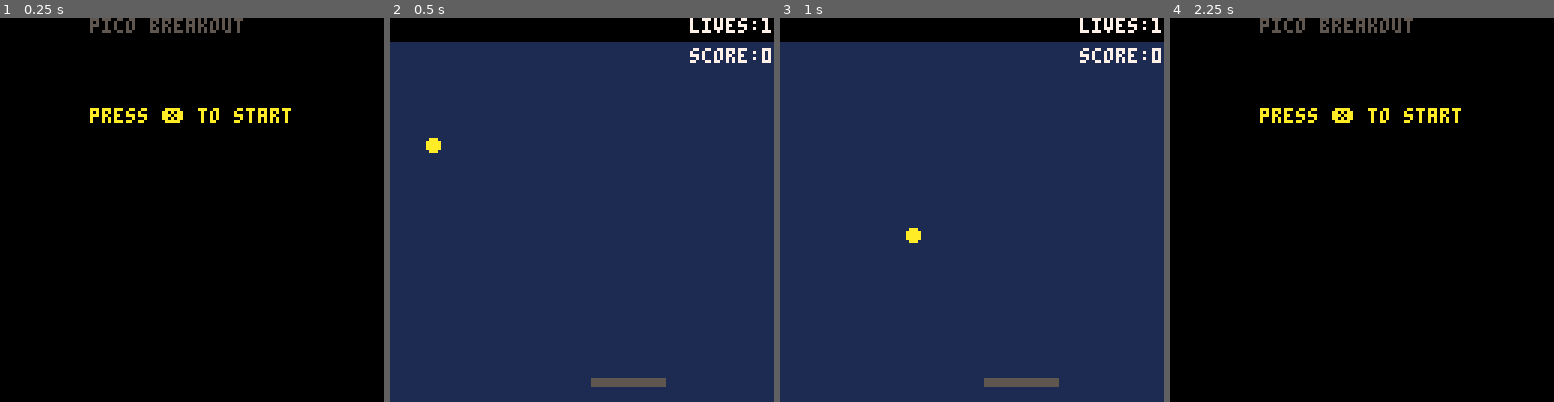
Above: before the commit, frames 1-4 (left to right).
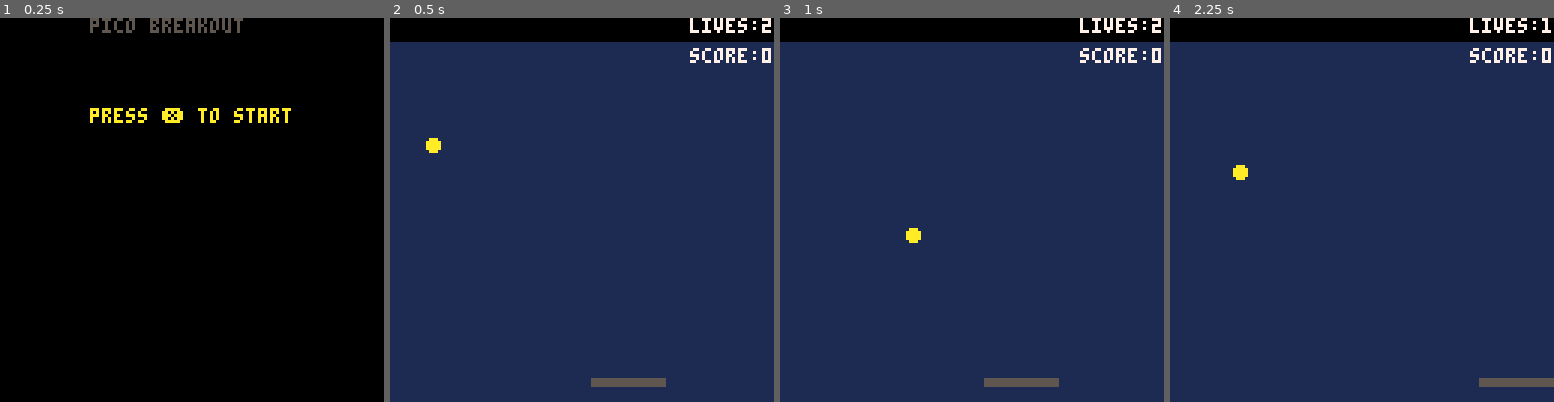
Above: after the commit, the same moments.

Repository: Aiglobelam/pico8
Game: PICO-8 cartridge breakout.p8
Same seed, same stepped clock (60 frames per second), same inputs: the game is played once before the commit and once after it.
Inputs:
- Up to frame 1 (0.25 s): no input
- Up to frame 2 (0.5 s): tap X (X key) at 0.33 s
- Up to frame 3 (1 s): tap O (Z key) at 0.7 s
- Up to frame 4 (2.25 s): tap X (X key) at 1.07, 1.85 s; hold Right 1.6-2.1 s; tap O (Z key) at 1.7, 2.1 s

Frame 1 is identical in both runs. In frame 2, less than 0.1% of the frame differs, in the area x 96-100%, y 0-4%; in frame 3, less than 0.1%; in frame 4, 95%, in the area x 0-100%, y 0-100%.

Commit message:
Not move paddle of screen

Diff:
--- a/breakout.p8
+++ b/breakout.p8
@@ -21,7 +21,7 @@
 	pad_h=2
 	pad_c=5
 
-	lives=1
+	lives=2
 	score=0
 	serveball()
 end
@@ -312,8 +312,11 @@
 end
 
 function draw_gameover()
-	print("gameover",30,0,5)
-	print("press z to start over",30,30,10)
+	rectfill(0,45,128,68,0)
+	print("gameover",
+							30,50,6)
+	print("pr5ss z to start over",
+							30,60,10)
 end
 
 function _draw()
@@ -346,24 +349,9 @@
 	end
 
 	-- do not let paddle go of screen
-
-	move_paddle=true
-	if pad_dx < 0
-				and pad_x <= 0 then
-		--moving left
-		--paddle cant go further left
-		move_paddle=false
-	elseif pad_dx > 0
-								and pad_x > 128-pad_w
-								then
-		--moving right
-		--paddle cant go further right
-			move_paddle=false
-	end
-
-	if move_paddle then
 		pad_x+=pad_dx
-	end
+		pad_x=mid(0,pad_x,127-pad_w)
+
 
 end
 __gfx__
